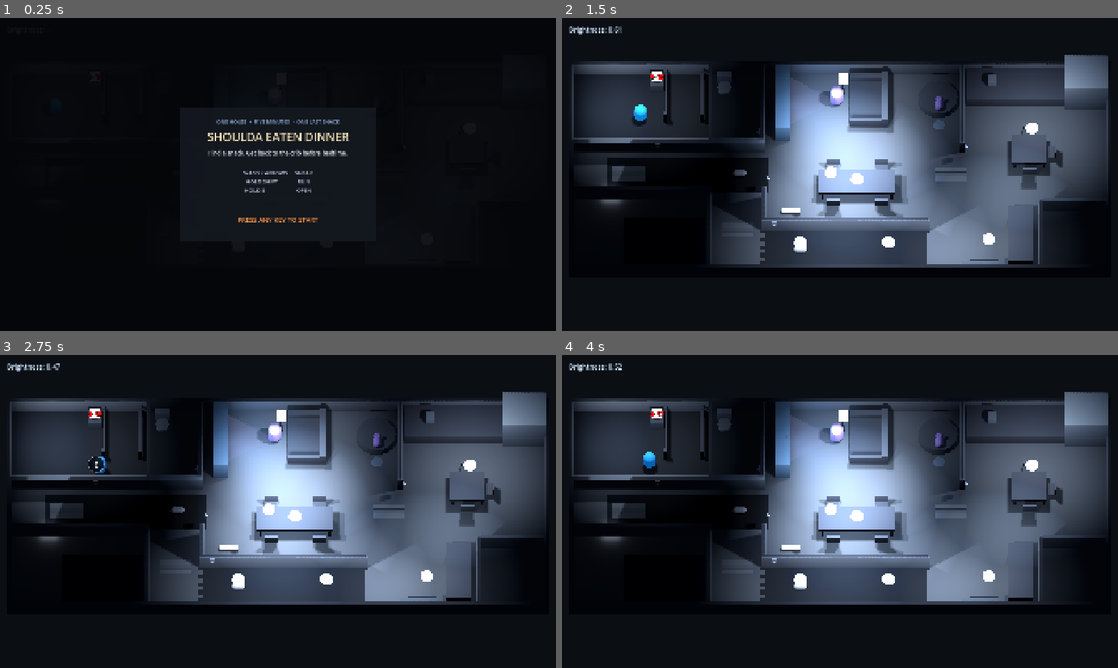
Above: before the commit, frames 1-4 (two rows, left to right).
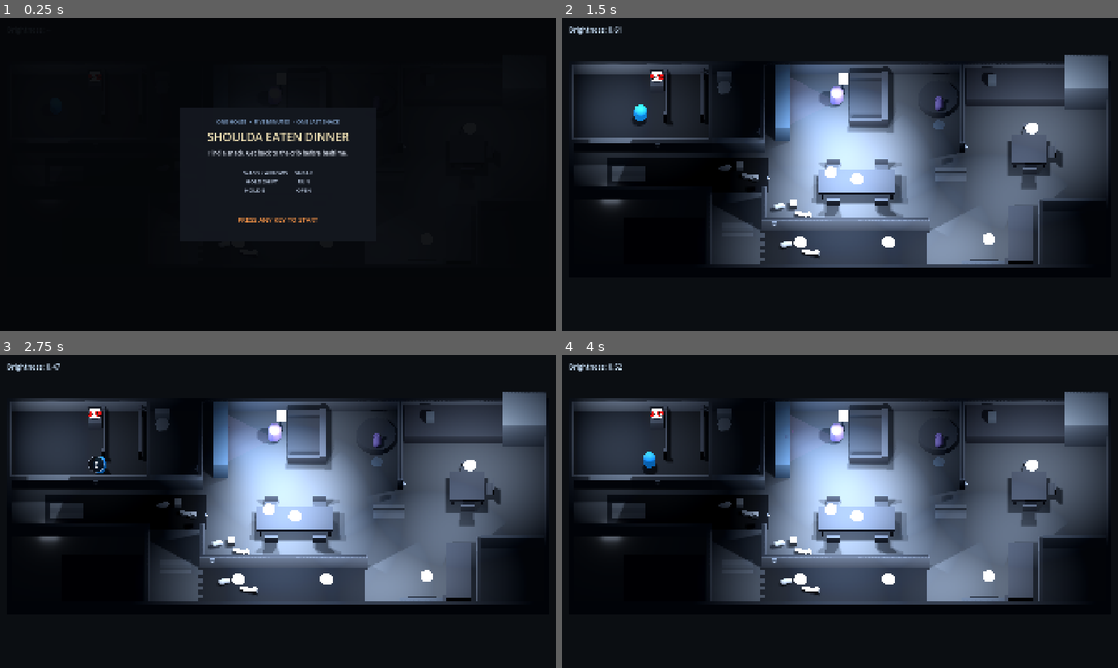
Above: after the commit, the same moments.

Repository: mrglass86/gmtk-gamejam-2026
Game: Godot game, scene res://scenes/Main.tscn
Two runs of this game, one before a commit and one after it. Both use one fixed random seed, a clock stepped at 60 frames per second and the inputs below. Sound files missing from this copy of the repository are replaced by a short silence.
Inputs (mouse positions are in pixels of both pictures, inside the frame that each line leads up to):
- Up to frame 1 (0.25 s): no input
- Up to frame 2 (1.5 s): tap Enter at 0.5 s; move the mouse to (962, 158) at 0.52 s; hold D (move_right) 0.53-1.28 s; hold E (interact) 0.53-1.28 s; click (962, 158) at 0.67 s; tap Space at 0.77 s; move the mouse to (728, 190) at 1.27 s; hold S (move_back) from 1.28 s (still down); tap Shift (run) at 1.35 s
- Up to frame 3 (2.75 s): tap Space at 1.52 s; move the mouse to (333, 442) at 2.02 s; release S (move_back) at 2.03 s; hold D (move_right) from 2.03 s (still down); hold E (interact) from 2.03 s (still down)
- Up to frame 4 (4 s): move the mouse to (812, 574) at 2.77 s; release D (move_right) at 2.78 s; release E (interact) at 2.78 s; hold W (move_forward) 2.78-3.53 s; tap Shift (run) at 2.85 s; click (812, 574) at 2.92 s; tap Space at 3.02, 3.77 s; tap R (restart) at 3.5 s; move the mouse to (1006, 558) at 3.52 s; hold A (move_left) from 3.53 s (still down); hold E (interact) from 3.53 s (still down)

The runs differ from the first frame. In frame 2, 0.5% of the frame differs, in the area x 28-47%, y 45-77%; in frame 3, 0.5%; in frame 4, 0.5%.

Commit message:
Silence switches and widen toy piles

Diff:
--- a/game/scenes/Main.tscn
+++ b/game/scenes/Main.tscn
@@ -148,21 +148,21 @@
 [node name="ToyHallRug" parent="Level" instance=ExtResource("8_noise_surface")]
 position = Vector3(-5.6, 0.02, 0.0)
 loudness_multiplier = 4.0
-surface_size = Vector2(1.8, 0.9)
+surface_size = Vector2(2.6, 1.4)
 surface_group = &"surface_toys"
 surface_color = Color(0.768627, 0.788235, 0.807843, 1)
 
 [node name="ToyDining" parent="Level" instance=ExtResource("8_noise_surface")]
 position = Vector3(-2.6, 0.0, 2.4)
 loudness_multiplier = 4.0
-surface_size = Vector2(1.8, 0.9)
+surface_size = Vector2(2.6, 1.4)
 surface_group = &"surface_toys"
 surface_color = Color(0.768627, 0.788235, 0.807843, 1)
 
 [node name="ToyCarpet" parent="Level" instance=ExtResource("8_noise_surface")]
 position = Vector3(-2.2, 0.0, 4.8)
 loudness_multiplier = 4.0
-surface_size = Vector2(1.8, 1.0)
+surface_size = Vector2(2.6, 1.4)
 surface_group = &"surface_toys"
 surface_color = Color(0.768627, 0.788235, 0.807843, 1)
 
--- a/game/scripts/Main.gd
+++ b/game/scripts/Main.gd
@@ -6,6 +6,7 @@
 @export var capture_warmup_frames: int = 12
 
 var _a2_received_loudness: float = -1.0
+var _a24_switch_noise_count: int = 0
 
 const REQUIRED_ACTIONS: PackedStringArray = [
 	"move_left",
@@ -96,6 +97,9 @@
 	if OS.get_cmdline_user_args().has("--verify-a22"):
 		_verify_a22_hallway_and_fixtures()
 		return
+	if OS.get_cmdline_user_args().has("--verify-a24"):
+		_verify_a24_silent_switches_and_toy_piles()
+		return
 	if OS.get_cmdline_user_args().has("--verify-audio"):
 		_verify_audio_pass()
 		return
@@ -167,6 +171,15 @@
 
 func _capture_a2_noise(_pos: Vector3, loudness: float, _source: Node) -> void:
 	_a2_received_loudness = loudness
+
+
+func _capture_a24_switch_noise(
+	_pos: Vector3,
+	_loudness: float,
+	source: Node
+) -> void:
+	if source is DinnerWorldSwitch:
+		_a24_switch_noise_count += 1
 
 
 func _verify_noise_indicators() -> void:
@@ -987,6 +1000,82 @@
 		+ "point-blank sight follows 0.35, overhead fixtures read correctly, "
 		+ "and analytic/rendered positions agree."
 	)
+	get_tree().quit()
+
+
+func _verify_a24_silent_switches_and_toy_piles() -> void:
+	get_tree().paused = false
+	for settle_frame: int in range(12):
+		await get_tree().physics_frame
+
+	var corridor_switch: DinnerWorldSwitch = (
+		$Level/CarpetHallSwitch as DinnerWorldSwitch
+	)
+	var original_switch_state: bool = corridor_switch.is_on
+	_a24_switch_noise_count = 0
+	NoiseSystem.noise_emitted.connect(_capture_a24_switch_noise)
+	corridor_switch.set_state(not original_switch_state, true)
+	await get_tree().process_frame
+	NoiseSystem.noise_emitted.disconnect(_capture_a24_switch_noise)
+	assert(
+		(corridor_switch.get_node("Click") as AudioStreamPlayer3D).playing,
+		"Switch presentation click did not play."
+	)
+	assert(
+		_a24_switch_noise_count == 0,
+		"Switch flip emitted gameplay noise."
+	)
+	corridor_switch.set_state(original_switch_state, false)
+
+	var toy_names: PackedStringArray = [
+		"ToyHallRug",
+		"ToyDining",
+		"ToyCarpet",
+	]
+	for toy_name: String in toy_names:
+		var toy: NoiseSurface = $Level.get_node(toy_name) as NoiseSurface
+		assert(toy.is_in_group(&"surface_toys"))
+		assert(is_equal_approx(toy.loudness_multiplier, 4.0))
+		assert(is_equal_approx(toy.surface_size.x, 2.6))
+		assert(is_equal_approx(toy.surface_size.y, 1.4))
+		assert(toy.surface_height <= 0.03)
+		var collisions: Array[Node] = toy.find_children(
+			"*",
+			"CollisionShape3D",
+			true,
+			false
+		)
+		assert(collisions.size() == 1)
+		var overlay_shape: BoxShape3D = (
+			(collisions[0] as CollisionShape3D).shape as BoxShape3D
+		)
+		assert(overlay_shape != null)
+		assert(is_equal_approx(overlay_shape.size.x, toy.surface_size.x))
+		assert(is_equal_approx(overlay_shape.size.y, toy.surface_height))
+		assert(is_equal_approx(overlay_shape.size.z, toy.surface_size.y))
+		assert(toy.get_node("ToyPill") is MeshInstance3D)
+		assert(toy.get_node("ToyBlock") is MeshInstance3D)
+		var train: Node3D = toy.get_node("ToyTrain") as Node3D
+		assert(
+			train.find_children("*", "MeshInstance3D", true, false).size()
+			== 3
+		)
+		var pill: MeshInstance3D = toy.get_node("ToyPill") as MeshInstance3D
+		var block: MeshInstance3D = toy.get_node("ToyBlock") as MeshInstance3D
+		assert(pill.position.distance_to(train.position) > 0.8)
+		assert(block.position.distance_to(train.position) > 0.6)
+		assert(pill.position.distance_to(block.position) > 0.6)
+
+	print(
+		"A24 metrics: switches gameplay-noise=%d; %d toy piles at 2.6 x 1.4 m."
+		% [_a24_switch_noise_count, toy_names.size()]
+	)
+	print(
+		"A24 verification passed: switch clicks are presentation-only and "
+		+ "each flat toy overlay carries a spread pill/train/block pile."
+	)
+	corridor_switch.stop_click_audio()
+	await _settle_verification_audio()
 	get_tree().quit()
 
 
@@ -1872,7 +1961,6 @@
 		for node: Node in switches:
 			if node.get("switch_id") == switch_id:
 				found = true
-				assert(is_equal_approx(float(node.get("click_loudness")), 0.8))
 				assert(node.get_node("Click") is AudioStreamPlayer3D)
 		assert(found, "Missing A16 switch %s." % switch_id)
 	var kid_hall_switch: DinnerWorldSwitch = (
@@ -2112,9 +2200,6 @@
 	kid_switch.set_state(saved_switch_state, false)
 	player.global_position = saved_player_position
 	player.input_locked = saved_input_locked
-
-	for switch: Node in get_tree().get_nodes_in_group("world_switch"):
-		assert(is_equal_approx(float(switch.get("click_loudness")), 0.8))
 
 	var bathroom_fixture: Node3D = $Level/BathroomLampVisual as Node3D
 	var bathroom_switch: DinnerWorldSwitch = (
--- a/game/scripts/NoiseSurface.gd
+++ b/game/scripts/NoiseSurface.gd
@@ -69,40 +69,67 @@
 
 
 func _build_toy_shapes() -> void:
-	var material: StandardMaterial3D = _make_surface_material(surface_color)
-	if name.contains("Dining"):
-		_add_toy_box(
-			"TrainBody",
-			Vector3(-0.18, 0.11, 0.0),
-			Vector3(0.72, 0.18, 0.28),
-			material
-		)
-		_add_toy_box(
-			"TrainCab",
-			Vector3(0.27, 0.18, 0.0),
-			Vector3(0.28, 0.32, 0.3),
-			material
-		)
-		_add_toy_box(
-			"TrainNose",
-			Vector3(-0.55, 0.13, 0.0),
-			Vector3(0.22, 0.22, 0.24),
-			material
-		)
-		return
+	var pill_material: StandardMaterial3D = _make_surface_material(
+		surface_color.lightened(0.08)
+	)
+	var train_material: StandardMaterial3D = _make_surface_material(
+		surface_color
+	)
+	var block_material: StandardMaterial3D = _make_surface_material(
+		surface_color.darkened(0.08)
+	)
+	var spread_x: float = maxf(surface_size.x, 1.8)
+	var spread_z: float = maxf(surface_size.y, 0.9)
+
 	var pill: MeshInstance3D = MeshInstance3D.new()
 	pill.name = "ToyPill"
-	pill.position = Vector3(0.0, 0.12, 0.0)
-	pill.rotation_degrees = Vector3(0.0, 0.0, 90.0)
+	pill.position = Vector3(-spread_x * 0.31, 0.20, -spread_z * 0.2)
+	pill.rotation_degrees = Vector3(0.0, 18.0, 90.0)
 	var pill_mesh: CapsuleMesh = CapsuleMesh.new()
-	pill_mesh.radius = 0.18
-	pill_mesh.height = 0.78
+	pill_mesh.radius = 0.16
+	pill_mesh.height = 0.68
 	pill.mesh = pill_mesh
-	pill.material_override = material
+	pill.material_override = pill_material
 	add_child(pill)
+
+	var train: Node3D = Node3D.new()
+	train.name = "ToyTrain"
+	train.position = Vector3(spread_x * 0.25, 0.0, spread_z * 0.18)
+	train.rotation_degrees.y = -12.0
+	add_child(train)
+	_add_toy_box(
+		train,
+		"Body",
+		Vector3(-0.08, 0.12, 0.0),
+		Vector3(0.62, 0.18, 0.27),
+		train_material
+	)
+	_add_toy_box(
+		train,
+		"Cab",
+		Vector3(0.27, 0.19, 0.0),
+		Vector3(0.25, 0.32, 0.29),
+		train_material
+	)
+	_add_toy_box(
+		train,
+		"Nose",
+		Vector3(-0.46, 0.13, 0.0),
+		Vector3(0.2, 0.22, 0.23),
+		train_material
+	)
+
+	_add_toy_box(
+		self,
+		"ToyBlock",
+		Vector3(0.0, 0.17, -spread_z * 0.3),
+		Vector3(0.4, 0.3, 0.4),
+		block_material
+	)
 
 
 func _add_toy_box(
+	parent: Node3D,
 	node_name: String,
 	local_position: Vector3,
 	size: Vector3,
@@ -115,7 +142,7 @@
 	mesh.size = size
 	part.mesh = mesh
 	part.material_override = material
-	add_child(part)
+	parent.add_child(part)
 
 
 func _build_creaky_planks() -> void:
--- a/game/scripts/WorldSwitch.gd
+++ b/game/scripts/WorldSwitch.gd
@@ -1,8 +1,8 @@
 extends Node3D
 class_name DinnerWorldSwitch
 
-## Instant player light switch. The switch owns its positional click and
-## analytical noise; the controlled practical remains authored by LevelBuilder.
+## Instant player light switch. The switch owns its soft positional click;
+## gameplay detection of the light change is visual-only.
 
 signal toggled(switch_id: StringName, is_on: bool)
 
@@ -15,7 +15,6 @@
 @export var additional_target_fixture_paths: Array[NodePath] = []
 @export var starts_on: bool = true
 @export var interaction_radius: float = 1.45
-@export var click_loudness: float = 0.8
 @export var click_volume_db: float = -5.0
 
 var is_on: bool = true
@@ -60,7 +59,7 @@
 	get_viewport().set_input_as_handled()
 
 
-func set_state(on: bool, make_noise: bool = false) -> void:
+func set_state(on: bool, play_click: bool = false) -> void:
 	is_on = on
 	if _target_fixture != null:
 		_target_fixture.visible = is_on
@@ -73,10 +72,9 @@
 		LightSystem.call("set_light_enabled", target_light_id, is_on)
 	for additional_light_id: String in additional_target_light_ids:
 		LightSystem.call("set_light_enabled", additional_light_id, is_on)
-	if make_noise:
+	if play_click:
 		_click_player.pitch_scale = randf_range(0.94, 1.06)
 		_click_player.play()
-		NoiseSystem.emit_noise(global_position, click_loudness, self)
 	toggled.emit(switch_id, is_on)
 
 
